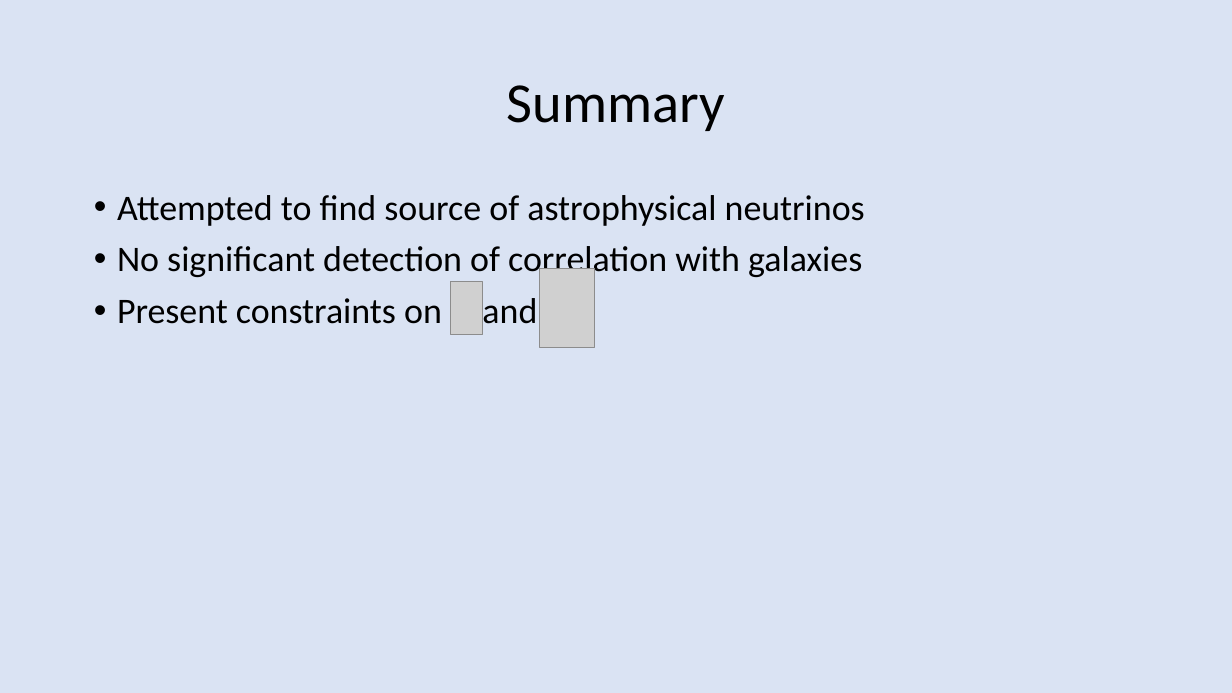
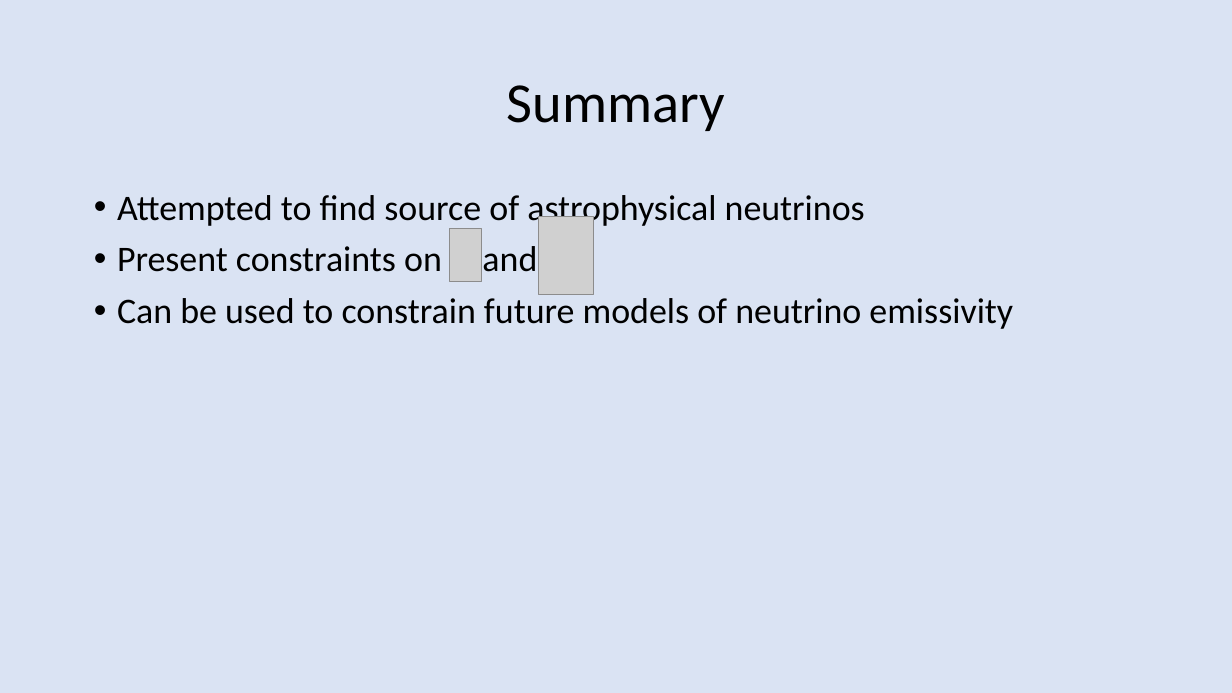
Before and after one commit to BenGPatterson/NeutrinoCrossCorrelations, a slide deck: slide 17 of Nuxcorr_slides.pptx. Drawn at 1232x693 pixels with LibreOffice and Linux fonts; fonts in the diff are those of the drawing; grey boxes stand for pictures. Boxes give left, top, right and bottom in pixels: in the first picture for what was removed or moved away, otherwise in the second. Text is boxed around its words. In the diff, an @@ line names an element or a change of style, - is before the commit and + after.

Commit message:
final slides

```diff
--- a/Nuxcorr_slides.pptx
+++ b/Nuxcorr_slides.pptx
@@ picture moved from (x1=451, y1=282, x2=482, y2=335) to (x1=450, y1=228, x2=482, y2=282) @@
@@ picture moved from (x1=540, y1=269, x2=594, y2=348) to (x1=539, y1=216, x2=593, y2=295) @@
@@ text at (x1=117, y1=246, x2=862, y2=281): paragraph removed @@
-• No significant detection of correlation with galaxies
@@ text at (x1=117, y1=293, x2=1013, y2=329): paragraph added @@
+• Can be used to constrain future models of neutrino emissivity
```
